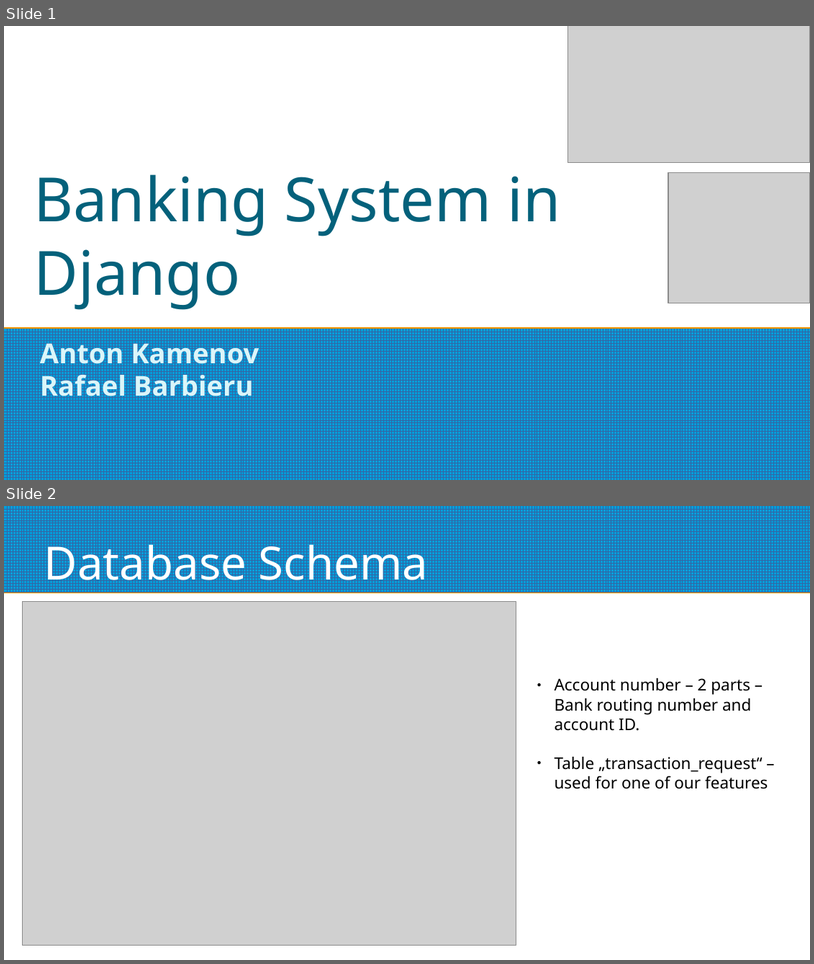
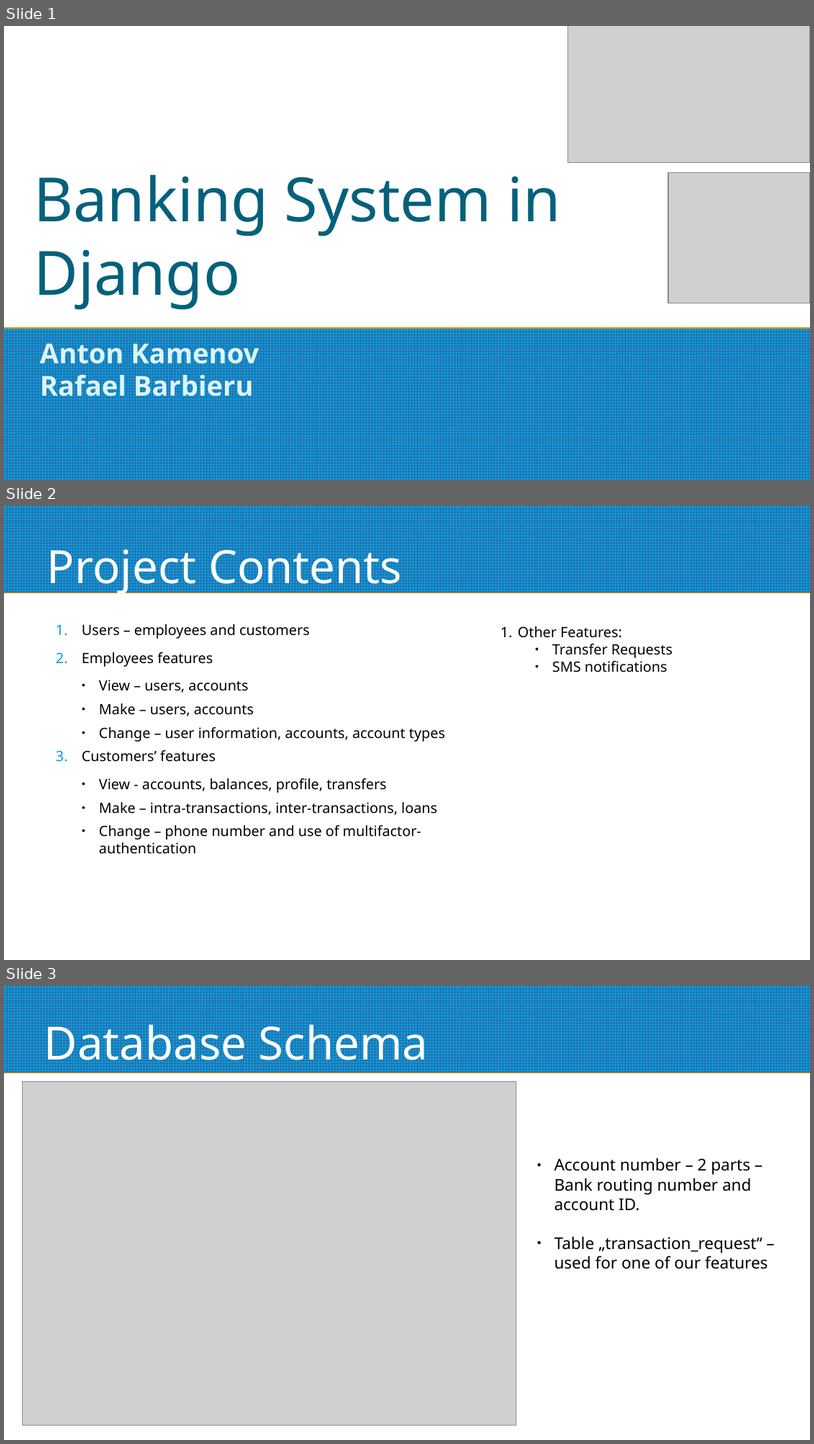
Before and after one commit to anto8460/banking_system, a slide deck: Django.odp. Shown one above the other, each under a label of ours: slides 1 and 2 before the commit, slides 1, 2 and 3 after it. The pictures are 814x964 and 814x1444 pixels, drawn with LibreOffice and Linux fonts; fonts in the diff are those of the drawing; grey boxes stand for pictures. Boxes give left, top, right and bottom in pixels: in the first picture for what was removed or moved away, otherwise in the second. Text is boxed around its words. In the diff, an @@ line names an element or a change of style, - is before the commit and + after.

```diff
--- a/Django.odp
+++ b/Django.odp
@@ slide 2 added at <box>4,506,810,960</box>, background #FFFFFF; not listed: 1 template element that a slide beside it also shows @@
@@ title added at <box>47,540,402,595</box>, 45 pt, text #FFFFFF @@
+Project Contents
@@ text added at <box>82,624,445,854</box>, 14 pt, text #000000 @@
+1. Users – employees and customers
+2. Employees features
+    ● View – users, accounts
+    ● Make – users, accounts
+    ● Change – user information, accounts, account types
+3. Customers’ features
+    ● View - accounts, balances, profile, transfers
+    ● Make – intra-transactions, inter-transactions, loans
+    ● Change – phone number and use of multifactor-authentication
@@ text added at <box>518,626,673,672</box>, 14 pt, text #000000 @@
+1. Other Features:
+    ● Transfer Requests
+    ● SMS notifications
@@ what was slide 2 is now slide 3 @@
```
Also in this commit, not shown: 2 slides changed.
